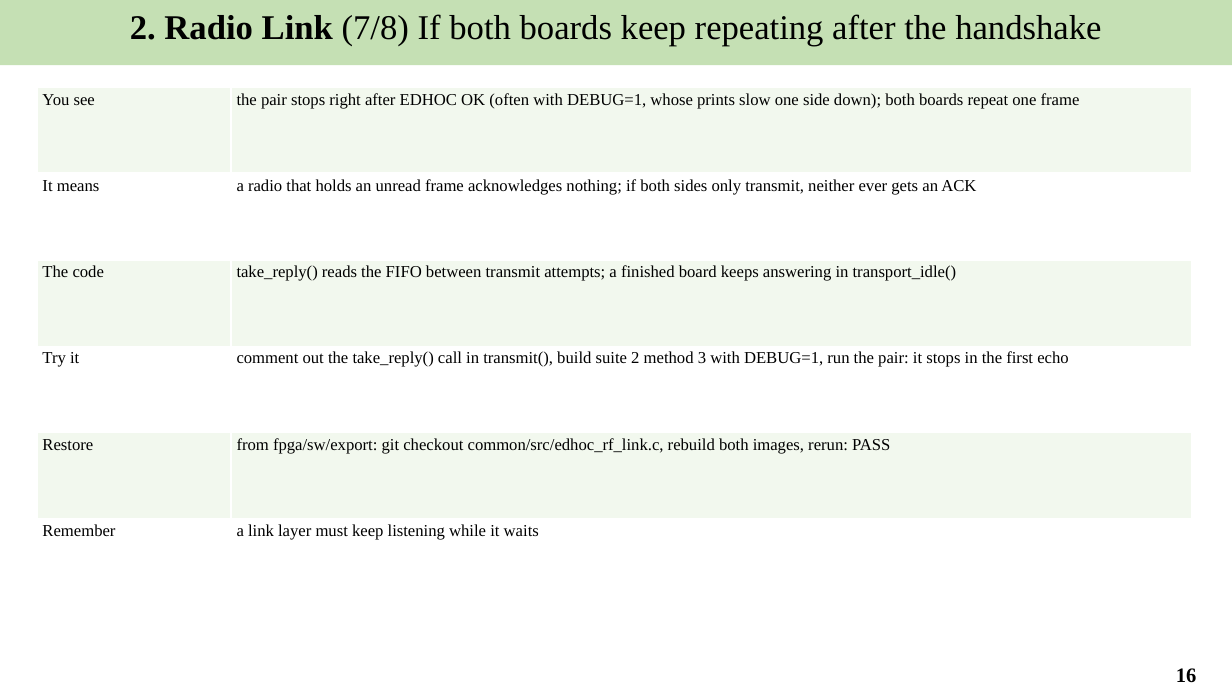
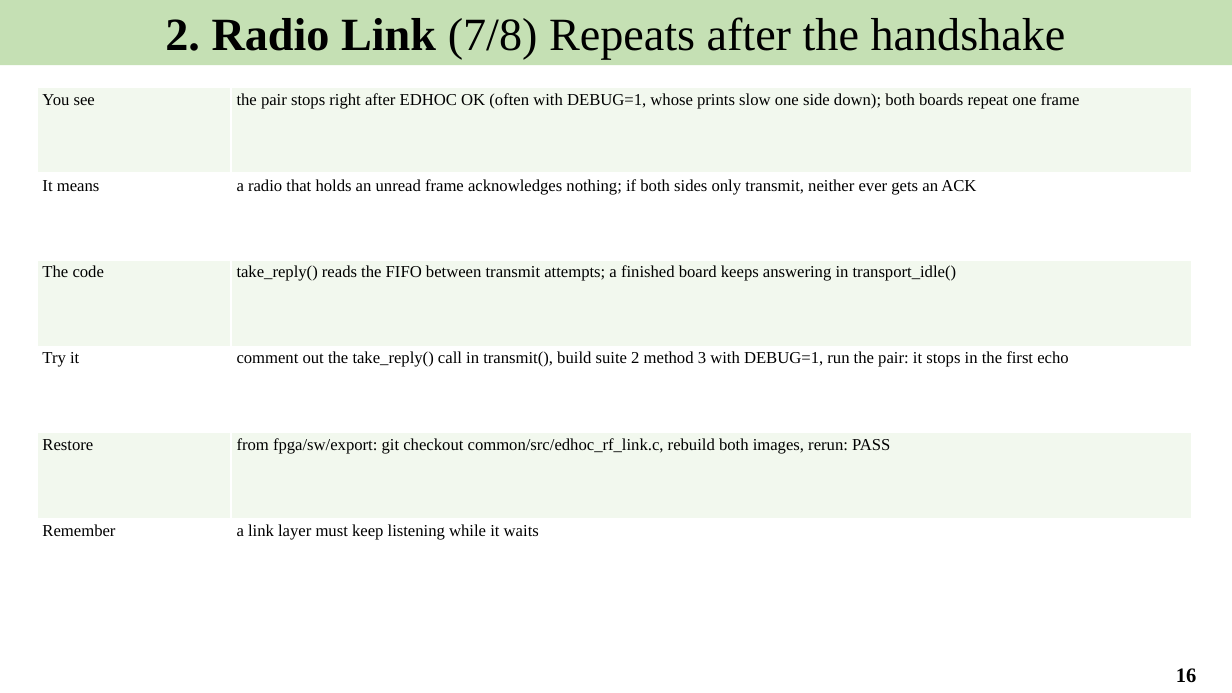
Before and after one commit to Khaiduy/chipyard-edhoc, a slide deck: slide 16 of fpga/sw/export/docs/slides/05_Secure_file_transfer_and_results.pptx. Drawn at 1232x693 pixels with LibreOffice and Linux fonts; fonts in the diff are those of the drawing. Boxes give left, top, right and bottom in pixels: in the first picture for what was removed or moved away, otherwise in the second. Text is boxed around its words. In the diff, an @@ line names an element or a change of style, - is before the commit and + after.

```diff
--- a/fpga/sw/export/docs/slides/05_Secure_file_transfer_and_results.pptx
+++ b/fpga/sw/export/docs/slides/05_Secure_file_transfer_and_results.pptx
@@ text in rectangle at [165,17,1066,60]: text changed; size 27 to 36 pt @@
-2. Radio Link (7/8) If both boards keep repeating after the handshake
+2. Radio Link (7/8) Repeats after the handshake
```
Also in this commit, not shown: 4 other slides changed, 8 other files.
